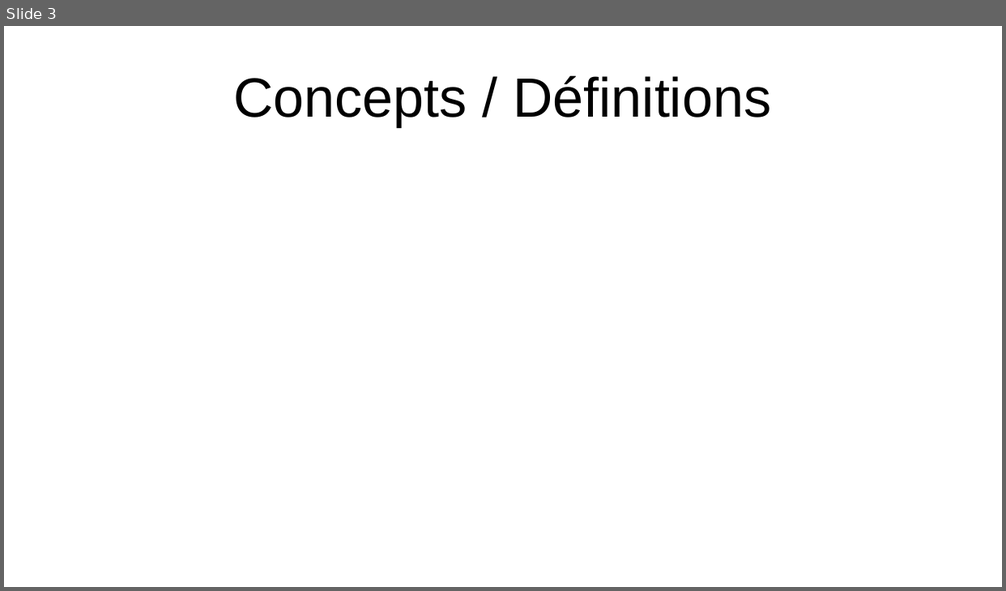
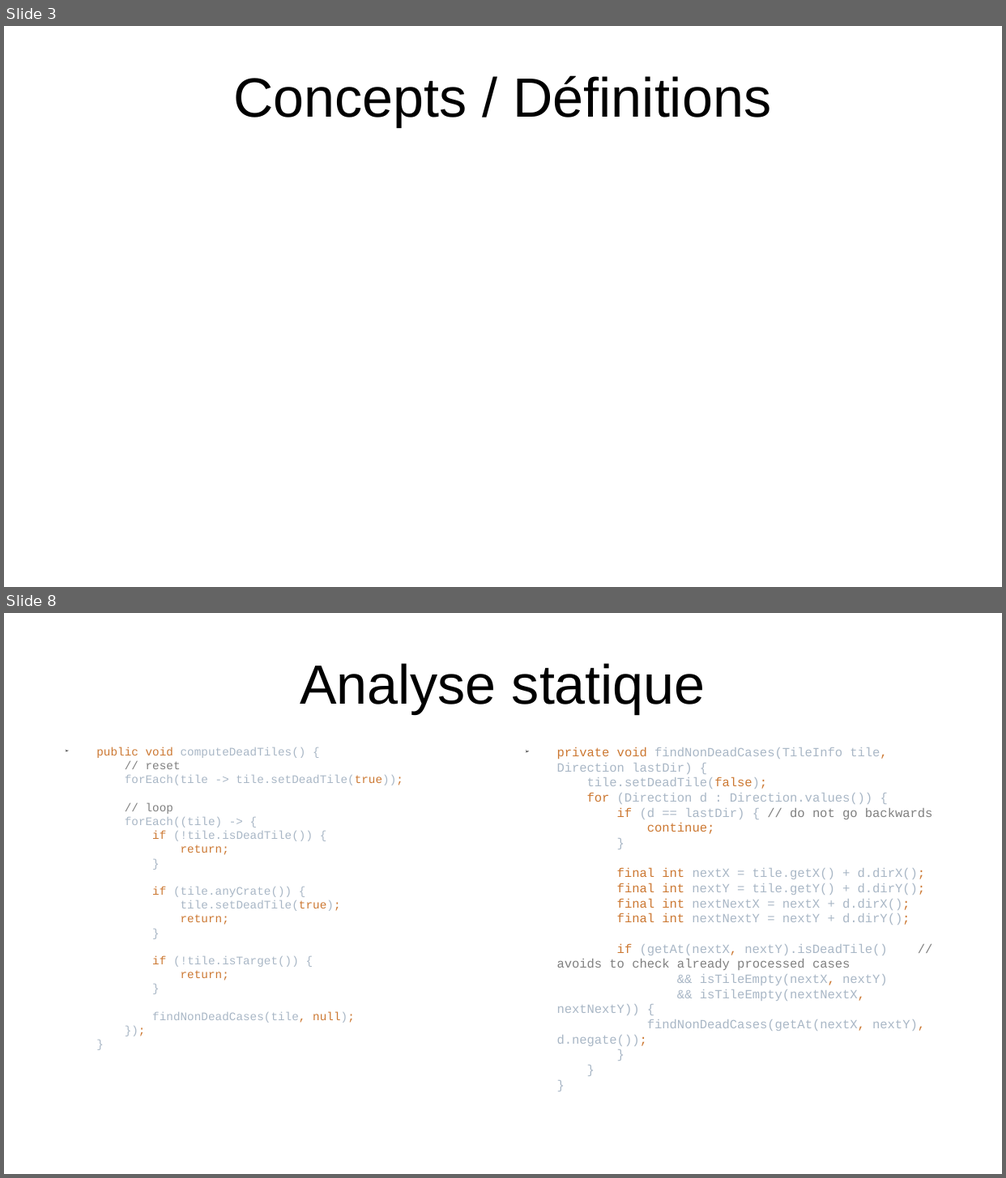
Before and after one commit to PoulpoGaz/sokoshell, a slide deck: documents/presentation.odp. Shown one above the other, each under a label of ours: slide 3 before the commit, slides 3 and 8 after it; the slides between them are not shown. The pictures are 1006x591 and 1006x1178 pixels, drawn with LibreOffice and Linux fonts; fonts in the diff are those of the drawing. Boxes give left, top, right and bottom in pixels: in the first picture for what was removed or moved away, otherwise in the second. Text is boxed around its words. In the diff, an @@ line names an element or a change of style, - is before the commit and + after.

Commit message:
Started to fill presentation (DFS/BFS, Analyse statique et dynamique)

```diff
--- a/documents/presentation.odp
+++ b/documents/presentation.odp
@@ slide 8 added at (4, 613, 1002, 1174), background #FFFFFF @@
@@ title added at (300, 663, 705, 714), 44 pt, text #000000 @@
+Analyse statique
@@ text added at (96, 747, 403, 1023), 9.2 pt, text #A9B7C6 @@
+➢ public void computeDeadTiles() {
+  // reset
+  forEach(tile -> tile.setDeadTile(true));
+  // loop
+  forEach((tile) -> {
+  if (!tile.isDeadTile()) {
+  return;
+  }
+  if (tile.anyCrate()) {
+  tile.setDeadTile(true);
+  return;
+  }
+  if (!tile.isTarget()) {
+  return;
+  }
+  findNonDeadCases(tile, null);
+  });
+  }
@@ text added at (557, 747, 933, 1046), 10 pt, text #A9B7C6 @@
+➢ private void findNonDeadCases(TileInfo tile, Direction lastDir) {
+  tile.setDeadTile(false);
+  for (Direction d : Direction.values()) {
+  if (d == lastDir) { // do not go backwards
+  continue;
+  }
+  final int nextX = tile.getX() + d.dirX();
+  final int nextY = tile.getY() + d.dirY();
+  final int nextNextX = nextX + d.dirX();
+  final int nextNextY = nextY + d.dirY();
+  if (getAt(nextX, nextY).isDeadTile() // avoids to check already processed cases
+  && isTileEmpty(nextX, nextY)
+  && isTileEmpty(nextNextX, nextNextY)) {
+  findNonDeadCases(getAt(nextX, nextY), d.negate());
+  }
+  }
+  }
```
Also in this commit, not shown: 8 other slides added, 3 slides removed, 1 other file.
